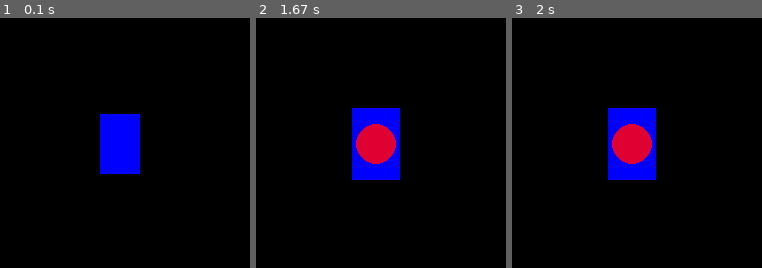
Above: before the commit, frames 1-3 (left to right).
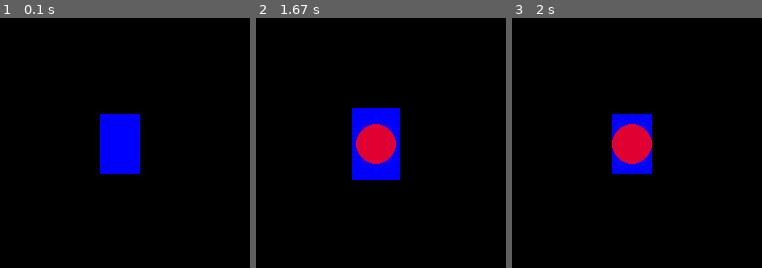
Above: after the commit, the same moments.

Repository: alex12700/pyGameTest
Game: pygame game, started from test.py
The game is run twice, just before and just after one commit, with the same random seed, the same clock (stepped at 60 frames per second) and the same inputs.
Inputs (mouse positions are % of the whole screen's width and height, from its top left):
- Up to frame 1 (0.1 s): no input
- Up to frame 2 (1.67 s): click (24, 26) at 0.38 s
- Up to frame 3 (2 s): click (24, 26) at 1.72 s
The pictures show only the part of the screen within x 0-50%, y 1-51%; the shares and areas given below are measured in that part.

Frames 1-2 are identical in both runs. In frame 3, 1.7% of the frame differs, in the area x 38-58%, y 36-65%.

Commit message:
choose and unchoose

Diff:
--- a/Cards1.py
+++ b/Cards1.py
@@ -33,12 +33,31 @@
     #     return (self.x, self.y)
 
     #scale card if it choose
-    def choose(self, window):
-        pygame.draw.rect(window, self.suit,
-        (self.x - self.width * (self.padding - 1)/2,
-        self.y - self.heigth * (self.padding - 1)/2,
-        self.width * self.padding,
-        self.heigth * self.padding))
+    def choosen(self, window):
+        xT = self.x - self.width * (self.padding - 1)/2
+        yT = self.y - self.heigth * (self.padding - 1)/2
+        widthT = self.width * self.padding
+        heightT = self.heigth * self.padding
+
+        print(self.choose)
+
+        pygame.draw.rect(window, (0,0,0),
+        (xT, yT, widthT, heightT))
+        # print(self.choose)
+
+        if not self.choose:
+            self.choose = True
+            pygame.draw.rect(window, self.suit,
+            (xT, yT, widthT, heightT))
+            # self.y - self.heigth * (self.padding - 1)/2,
+            # self.width * self.padding,
+            # self.heigth * self.padding))
+        else:
+            self.choose = False
+            pygame.draw.rect(window, self.suit,
+            (self.x,self.y,self.width,self.heigth))
+
+
 
     def addToHand():
         pass
--- a/test.py
+++ b/test.py
@@ -46,7 +46,7 @@
         # how to check all cards, now check 1 by 1 if
         if event.type == pygame.MOUSEBUTTONDOWN:
             if event.button == 1 and checkAreaCard(event.pos, cardTest):
-                cardTest.choose(win)
+                cardTest.choosen(win)
                 # test = Card(win, 150, 150, (255, 255, 255))
 
                 pygame.draw.circle(win, RED, (event.pos), 20)
